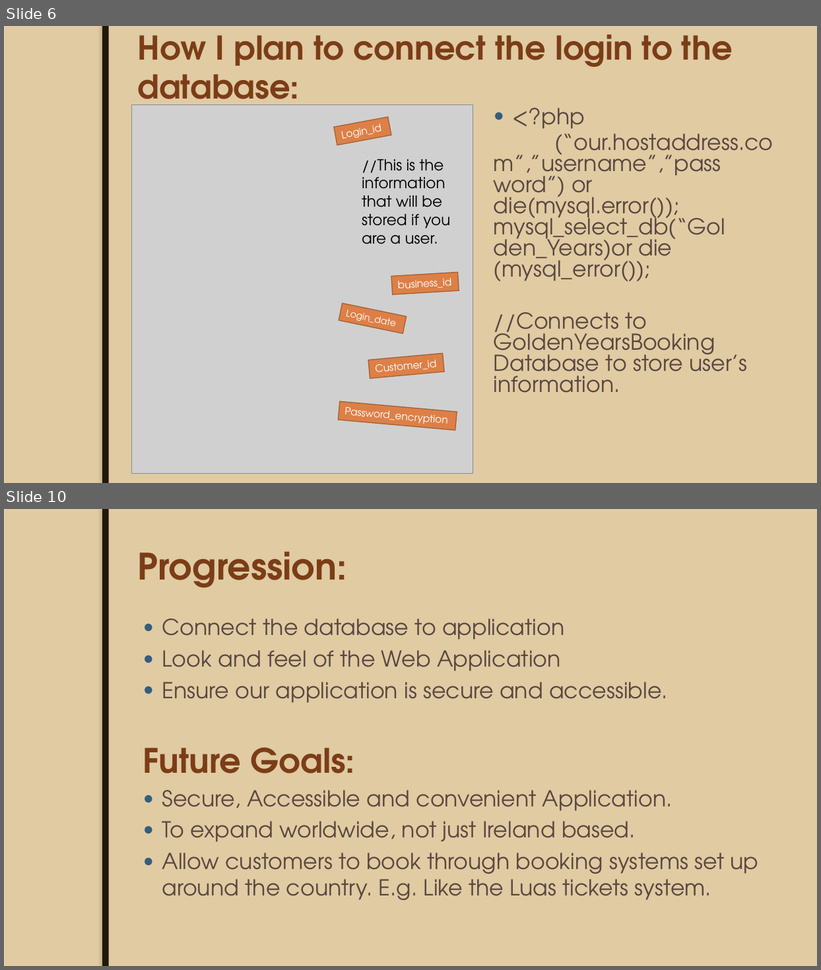
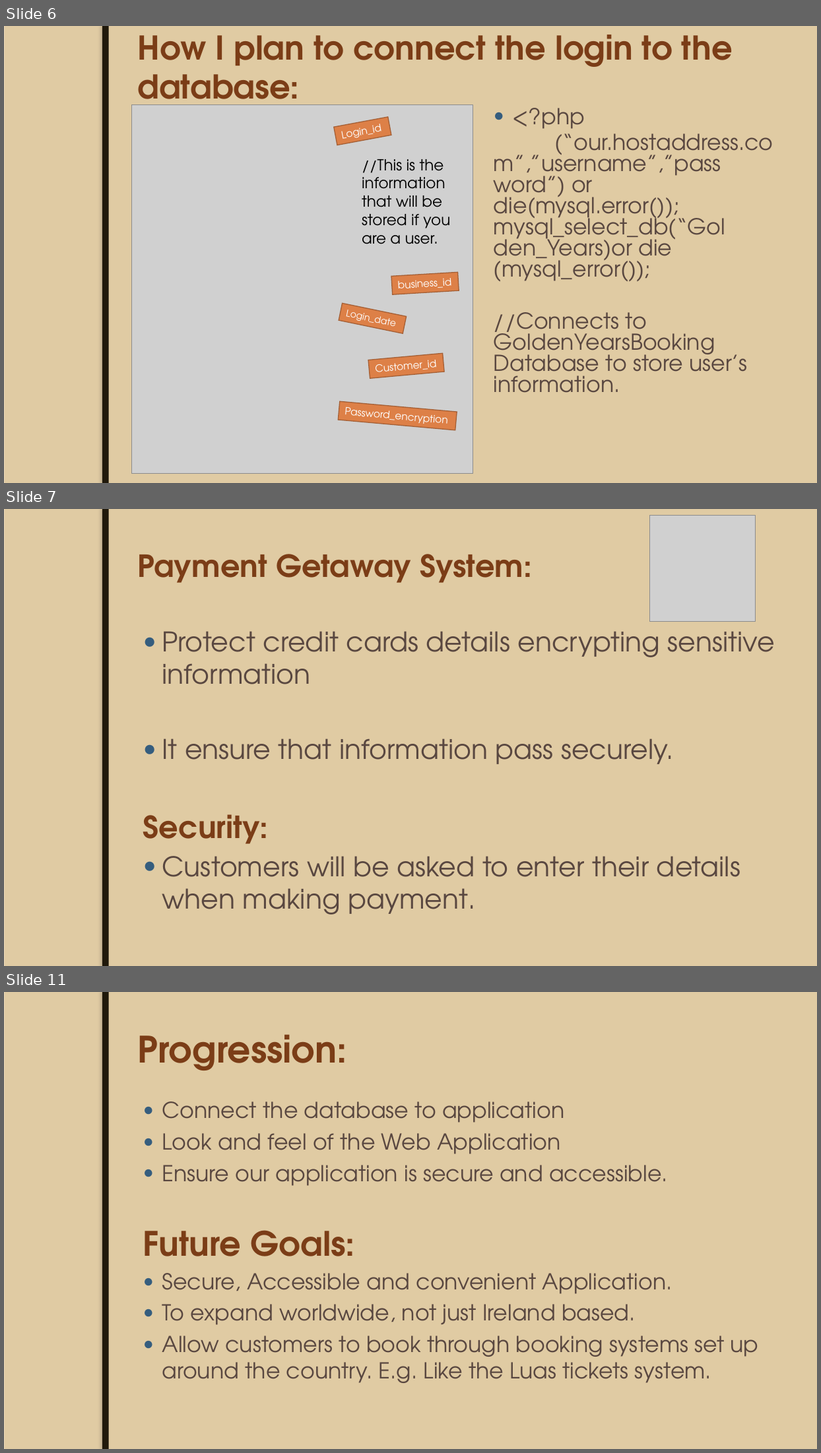
Before and after one commit to JoeyTatu/GoldenYears, a slide deck: Week 8 - Presentation slides/Mid-Term Project.pptx. Shown one above the other, each under a label of ours: slides 6 and 10 before the commit, slides 6, 7 and 11 after it; the slides between them are not shown. The pictures are 821x970 and 821x1453 pixels, drawn with LibreOffice and Linux fonts; fonts in the diff are those of the drawing; grey boxes stand for pictures; background and template pictures are left out. Boxes give left, top, right and bottom in pixels: in the first picture for what was removed or moved away, otherwise in the second. Text is boxed around its words. In the diff, an @@ line names an element or a change of style, - is before the commit and + after.

```diff
--- a/Week 8 - Presentation slides/Mid-Term Project.pptx
+++ b/Week 8 - Presentation slides/Mid-Term Project.pptx
@@ slide 7 added at (4,509,817,966), background #EBDDC3; not listed: 2 template elements that a slide beside it also shows @@
@@ picture added at (650,515,756,622) @@
@@ title added at (138,554,533,583), 36 pt, text #7B3D17, bold @@
+Payment Getaway System:
@@ text added at (143,631,774,915), 32 pt, text #594740 @@
+● Protect credit cards details encrypting sensitive information
+● It ensure that information pass securely.
+Security:
+● Customers will be asked to enter their details when making payment.
@@ what was slide 10 is now slide 11 @@
```
Also in this commit, not shown: 4 slides changed, 2 other slides added, 2 slides removed.
